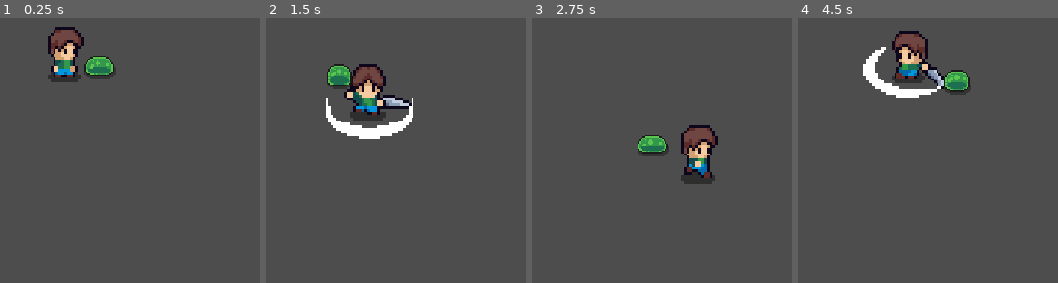
Above: before the commit, frames 1-4 (left to right).
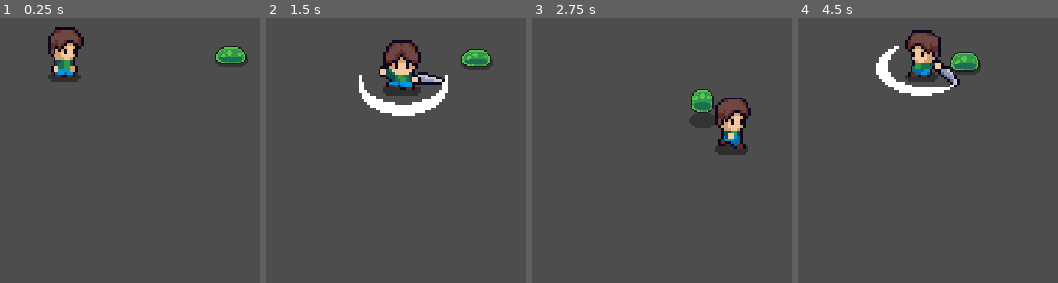
Above: after the commit, the same moments.

Repository: CrescentsChaos/Earthen
Game: Godot game, scene res://scenes/main.tscn
Two runs of this game, one before a commit and one after it. Both use one fixed random seed, a clock stepped at 60 frames per second and the inputs below.
Inputs:
- Up to frame 1 (0.25 s): no input
- Up to frame 2 (1.5 s): hold Right (right) 0.53-1.28 s; tap Space (attack) at 0.6, 1.35 s; hold S (down) from 1.28 s (still down)
- Up to frame 3 (2.75 s): release S (down) at 2.03 s; hold Right (right) from 2.03 s (still down); tap Space (attack) at 2.1 s
- Up to frame 4 (4.5 s): release Right (right) at 2.78 s; hold Up (up) 2.78-3.53 s; tap Space (attack) at 2.85, 3.6, 4.35 s; hold Left (left) from 3.53 s (still down)

The runs differ from the first frame. In frame 1, 1.7% of the frame differs, in the area x 32-96%, y 10-24%; in frame 2, 10%, in the area x 23-88%, y 8-46%; in frame 3, 6.8%; in frame 4, 6.6%.

Commit message:
Damage taking sound added

Diff:
--- a/project.godot
+++ b/project.godot
@@ -54,6 +54,7 @@
 "deadzone": 0.2,
 "events": [Object(InputEventKey,"resource_local_to_scene":false,"resource_name":"","device":-1,"window_id":0,"alt_press …(191 unchanged characters)…
 , Object(InputEventMouseButton,"resource_local_to_scene":false,"resource_name":"","device":-1,"window_id":0,"alt_presse …(244 unchanged characters)…
+, Object(InputEventJoypadButton,"resource_local_to_scene":false,"resource_name":"","device":-1,"button_index":2,"pressure":0.0,"pressed":true,"script":null)
 ]
 }
 
--- a/scenes/main.tscn
+++ b/scenes/main.tscn
@@ -9,4 +9,4 @@
 position = Vector2(562, 323)
 
 [node name="Slime" parent="." unique_id=882620938 instance=ExtResource("2_0wfyh")]
-position = Vector2(635, 338)
+position = Vector2(802, 318)
--- a/scenes/player.tscn
+++ b/scenes/player.tscn
@@ -433,7 +433,9 @@
 
 [node name="AnimatedSprite2D" type="AnimatedSprite2D" parent="." unique_id=113840387]
 sprite_frames = SubResource("SpriteFrames_1nuvc")
-animation = &"idle_down"
+animation = &"attack_up"
+frame = 3
+frame_progress = 1.0
 
 [node name="CollisionShape2D" type="CollisionShape2D" parent="." unique_id=1954507348]
 position = Vector2(-0.625, 3.5)
@@ -444,6 +446,7 @@
 
 [node name="Hitbox" type="Area2D" parent="." unique_id=734925677]
 position = Vector2(7.5, -0.5)
+collision_mask = 2
 metadata/_edit_group_ = true
 
 [node name="CollisionShape2D" type="CollisionShape2D" parent="Hitbox" unique_id=2127826281]
--- a/scenes/slime.tscn
+++ b/scenes/slime.tscn
@@ -2,6 +2,7 @@
 
 [ext_resource type="Texture2D" uid="uid://cr4mae4ma4nve" path="res://assets/images/enemies/Slime_Green.png" id="1_371uh"]
 [ext_resource type="Script" uid="uid://caen7acfk6gmm" path="res://scripts/slime.gd" id="1_p2gj0"]
+[ext_resource type="AudioStream" uid="uid://cea0rkuvomcfj" path="res://assets/audio/hit_enemy.wav" id="3_n6pvg"]
 
 [sub_resource type="AtlasTexture" id="AtlasTexture_p2gj0"]
 atlas = ExtResource("1_371uh")
@@ -167,14 +168,16 @@
 radius = 150.0
 
 [node name="Slime" type="CharacterBody2D" unique_id=882620938]
+collision_layer = 2
+collision_mask = 0
 script = ExtResource("1_p2gj0")
 
 [node name="AnimatedSprite2D" type="AnimatedSprite2D" parent="." unique_id=1634604770]
 scale = Vector2(2, 2)
 sprite_frames = SubResource("SpriteFrames_1nuvc")
-animation = &"idle"
+animation = &"die"
 autoplay = "idle"
-frame_progress = 0.8844786
+frame_progress = 0.17623307
 
 [node name="CollisionShape2D" type="CollisionShape2D" parent="." unique_id=1282084574]
 scale = Vector2(2, 2)
@@ -185,4 +188,8 @@
 [node name="CollisionShape2D" type="CollisionShape2D" parent="Sight" unique_id=763498384]
 shape = SubResource("CircleShape2D_1nuvc")
 
+[node name="TakeDamage" type="AudioStreamPlayer2D" parent="." unique_id=1661702130]
+stream = ExtResource("3_n6pvg")
+
 [connection signal="body_entered" from="Sight" to="." method="_on_sight_body_entered"]
+[connection signal="body_shape_exited" from="Sight" to="." method="_on_sight_body_shape_exited"]
--- a/scripts/player.gd
+++ b/scripts/player.gd
@@ -5,6 +5,7 @@
 var last_direction: Vector2 = Vector2.RIGHT
 var is_attacking: bool = false
 var hitbox_offset: Vector2
+var strength: int = 20
 @onready var animated_sprite_2d: AnimatedSprite2D = $AnimatedSprite2D
 @onready var swing_sword: AudioStreamPlayer2D = $SwingSword
 @onready var hitbox: Area2D = $Hitbox
@@ -88,3 +89,4 @@
 func _on_hitbox_body_entered(body: Node2D) -> void:
 	if is_attacking and body.name.begins_with("Slime"):
 		print(body.name + " was hit by basic attack!")
+		body.take_damage(strength)
--- a/scripts/slime.gd
+++ b/scripts/slime.gd
@@ -1,8 +1,9 @@
 extends CharacterBody2D
-
-
 const SPEED = 100.0
+var health: int = 100
 var target = null
+@onready var animated_sprite_2d: AnimatedSprite2D = $AnimatedSprite2D
+@onready var take_damage_sound: AudioStreamPlayer2D = $TakeDamage
 
 func _physics_process(delta: float) -> void:
 	if target:
@@ -11,8 +12,19 @@
 func _attack(delta: float) -> void:
 	var direction = (target.position - position).normalized()
 	position += direction * SPEED * delta
+	animated_sprite_2d.play("attack")
+func take_damage(damage: int) -> void:
+	health -= damage
+	take_damage_sound.play()
+	print(health)
 func _on_sight_body_entered(body: Node2D) -> void:
 	if body.name == "Player":
 		target = body
 		print("Slime detected the "+ body.name)
 		print("Slime is targetting "+ target.name)
+
+
+func _on_sight_body_shape_exited(body_rid: RID, body: Node2D, body_shape_index: int, local_shape_index: int) -> void:
+	if body.name == "Player":
+		target = null
+		animated_sprite_2d.play("idle")
Not shown, added: assets/audio/hit_enemy.wav.import
Not shown, added: assets/audio/hit_enemy.wav
